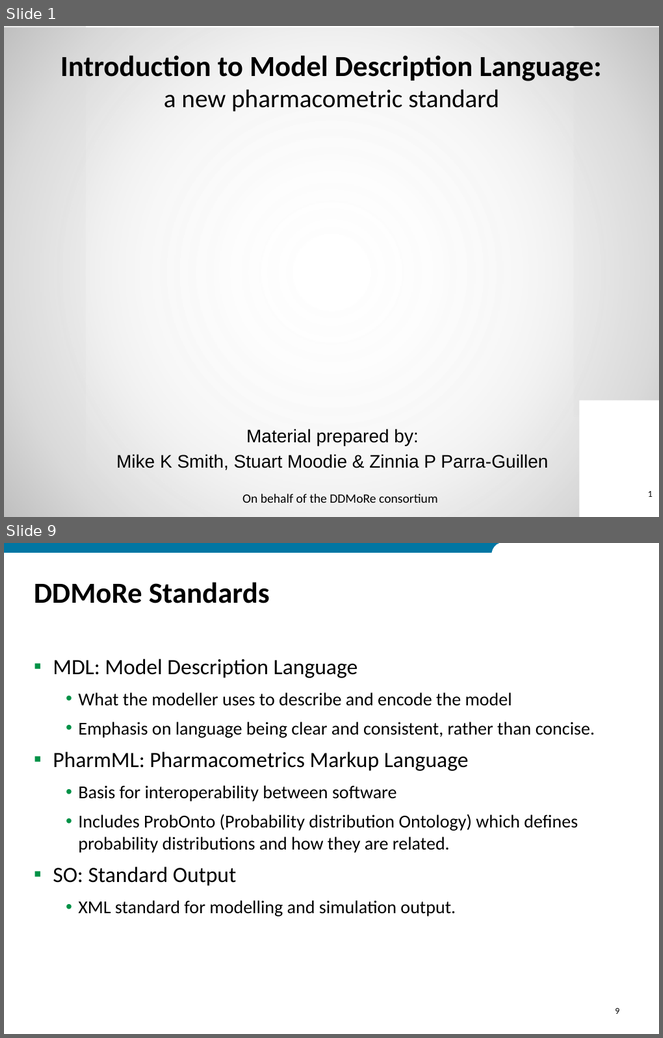
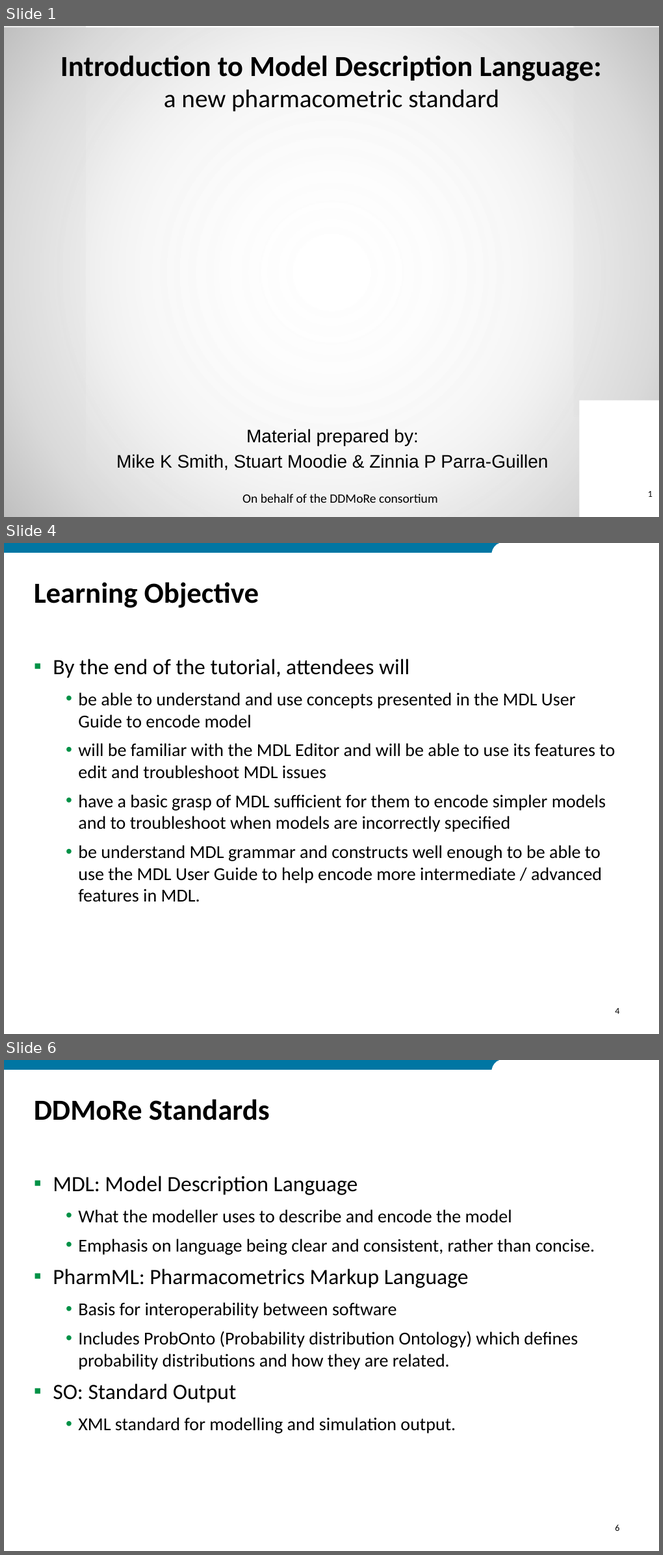
Before and after one commit to ModelDefinitionLanguage/MDLExamples, a slide deck: MDL_Tutorial_2018.pptx. Shown one above the other, each under a label of ours: slides 1 and 9 before the commit, slides 1, 4 and 6 after it; the slides between them are not shown. The pictures are 663x1038 and 663x1555 pixels, drawn with LibreOffice and Linux fonts; fonts in the diff are those of the drawing; background and template pictures are left out. Boxes give left, top, right and bottom in pixels: in the first picture for what was removed or moved away, otherwise in the second. Text is boxed around its words. In the diff, an @@ line names an element or a change of style, - is before the commit and + after.

Commit message:
Add MDL_Tutorial files for Servier Hackathon 12/13 July

```diff
--- a/MDL_Tutorial_2018.pptx
+++ b/MDL_Tutorial_2018.pptx
@@ slide 4 added at [4,543,659,1034], background #FFFFFF; not listed: 2 template elements that a slide beside it also shows @@
@@ title added at [34,582,259,608], 32 pt, text #000000, bold @@
+Learning Objective
@@ text added at [53,659,615,902], 20 pt, text #000000 @@
+▪ By the end of the tutorial, attendees will
+  • be able to understand and use concepts presented in the MDL User Guide to encode model
+  • will be familiar with the MDL Editor and will be able to use its features to edit and troubleshoot MDL issues
+  • have a basic grasp of MDL sufficient for them to encode simpler models and to troubleshoot when models are incorrectly specified
+  • be understand MDL grammar and constructs well enough to be able to use the MDL User Guide to help encode more intermediate / advanced features in MDL.
@@ page number added at [615,1008,620,1014], 10 pt, text #000000 @@
+4
@@ what was slide 9 is now slide 6 @@
@@ page number at [615,1525,620,1531]: text changed @@
-9
+6
```
Also in this commit, not shown: 7 slides changed, 10 other slides added, 21 slides removed, 21 other files.
